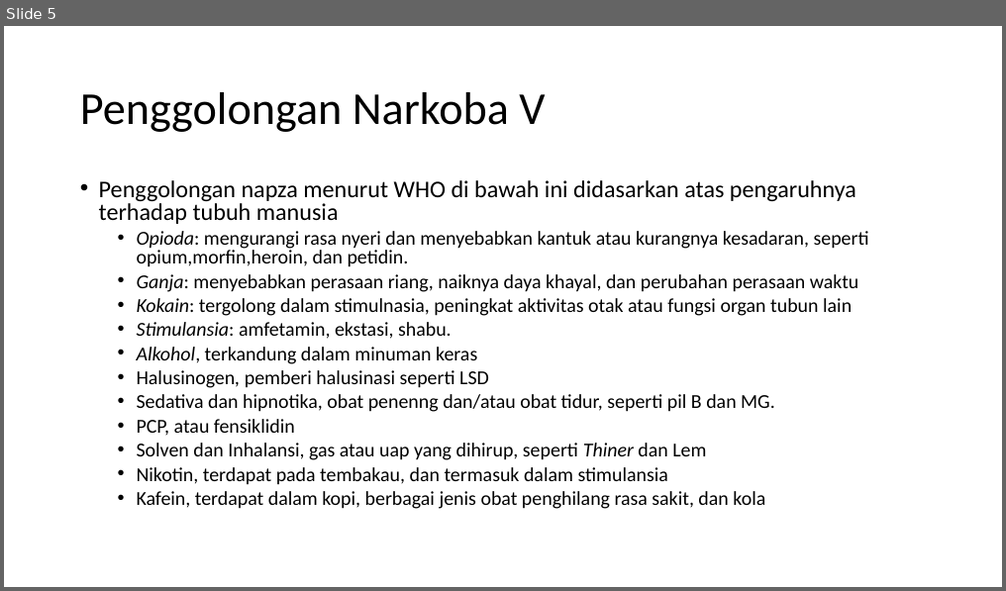
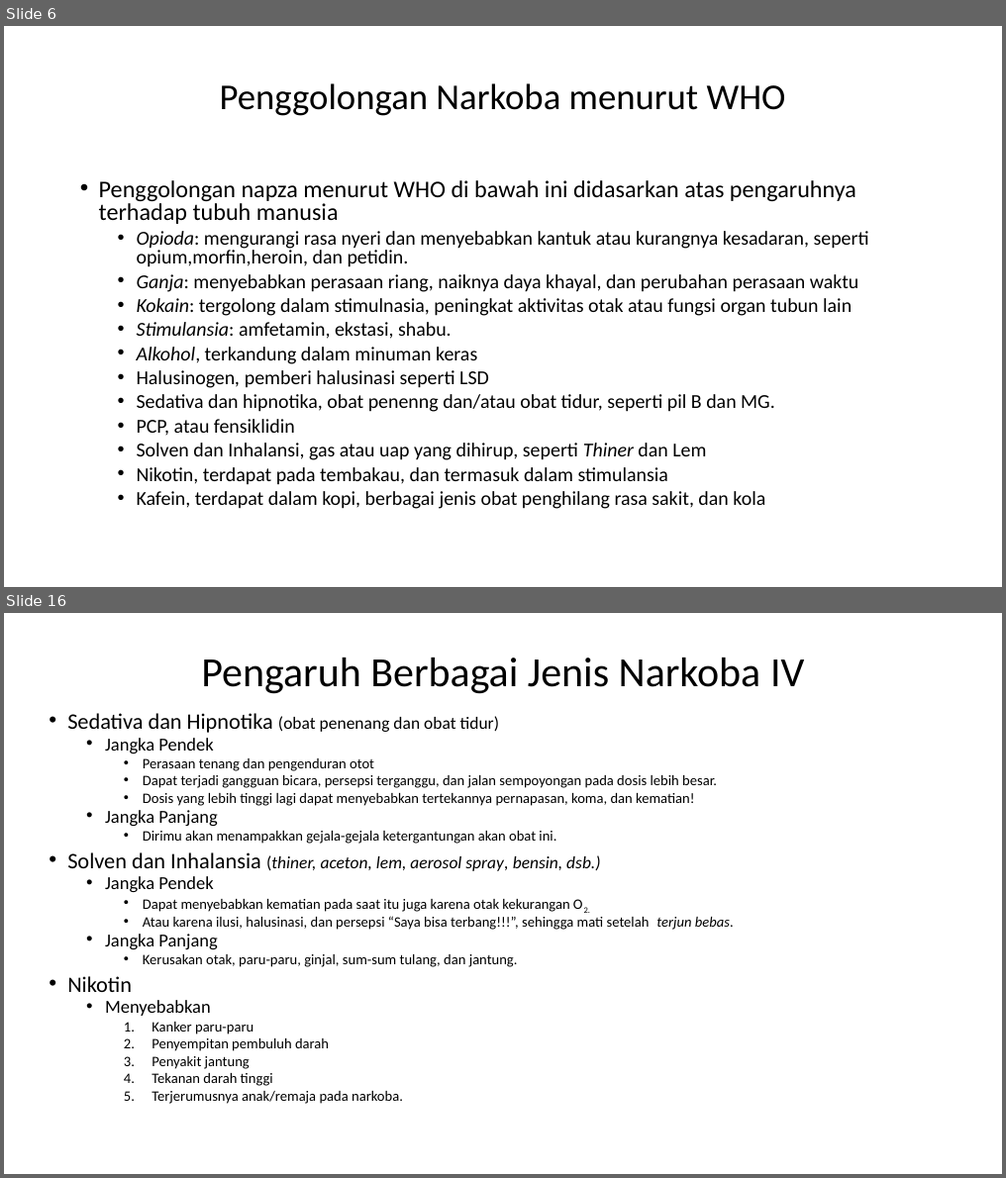
Before and after one commit to Galang23/galang23.github.io, a slide deck: tugas-sekolah/olahraga/NAPZA.pptx. Shown one above the other, each under a label of ours: slide 5 before the commit, slides 6 and 16 after it; the slides between them are not shown. The pictures are 1006x591 and 1006x1178 pixels, drawn with LibreOffice and Linux fonts; fonts in the diff are those of the drawing. Boxes give left, top, right and bottom in pixels: in the first picture for what was removed or moved away, otherwise in the second. Text is boxed around its words. In the diff, an @@ line names an element or a change of style, - is before the commit and + after.

```diff
--- a/tugas-sekolah/olahraga/NAPZA.pptx
+++ b/tugas-sekolah/olahraga/NAPZA.pptx
@@ slide 16 added at [4, 613, 1002, 1174], background #FFFFFF @@
@@ title added at [201, 658, 804, 694], 40 pt, text #000000 @@
+Pengaruh Berbagai Jenis Narkoba IV
@@ text added at [67, 713, 734, 1104], 13.9 pt, text #000000 @@
+• Sedativa dan Hipnotika (obat penenang dan obat tidur)
+  • Jangka Pendek
+    • Perasaan tenang dan pengenduran otot
+    • Dapat terjadi gangguan bicara, persepsi terganggu, dan jalan sempoyongan pada dosis lebih besar.
+    • Dosis yang lebih tinggi lagi dapat menyebabkan tertekannya pernapasan, koma, dan kematian!
+  • Jangka Panjang
+    • Dirimu akan menampakkan gejala-gejala ketergantungan akan obat ini.
+• Solven dan Inhalansia (thiner, aceton, lem, aerosol spray, bensin, dsb.)
+  • Jangka Pendek
+    • Dapat menyebabkan kematian pada saat itu juga karena otak kekurangan O2.
+    • Atau karena ilusi, halusinasi, dan persepsi “Saya bisa terbang!!!”, sehingga mati setelah terjun bebas.
+  • Jangka Panjang
+    • Kerusakan otak, paru-paru, ginjal, sum-sum tulang, dan jantung.
+• Nikotin
+  • Menyebabkan
+    1. Kanker paru-paru
+    2. Penyempitan pembuluh darah
+    3. Penyakit jantung
+    4. Tekanan darah tinggi
+    5. Terjerumusnya anak/remaja pada narkoba.
@@ what was slide 5 is now slide 6 @@
@@ slide 6 changed as well @@
@@ title at [220, 83, 786, 116]: text changed; size 44 to 35 pt @@
-Penggolongan Narkoba V
+Penggolongan Narkoba menurut WHO
```
Also in this commit, not shown: 3 other slides changed, 11 other slides added, 2 other files.
